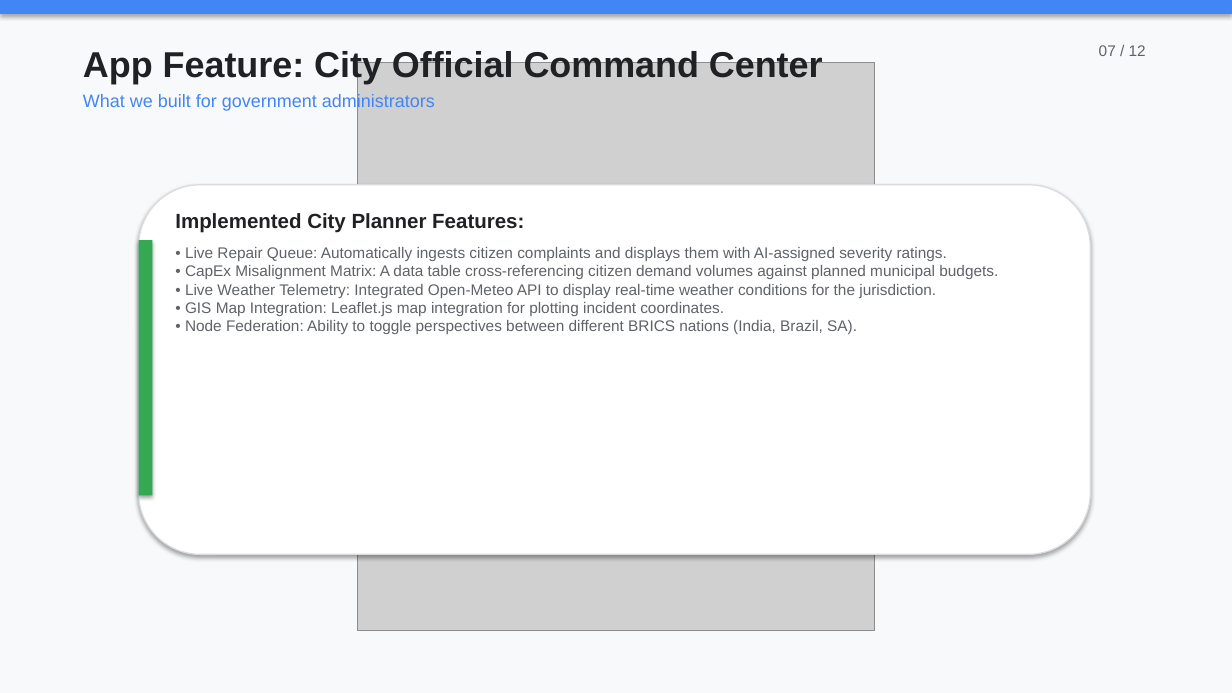
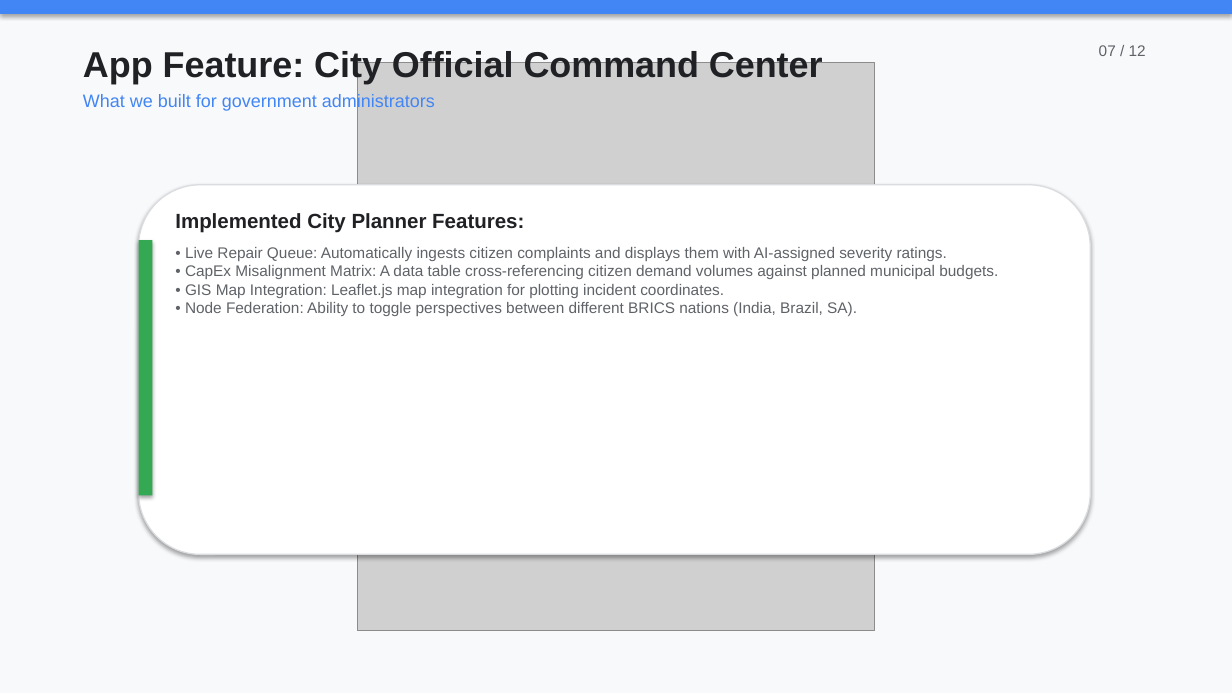
Before and after one commit to ParasSingh29/CivicPulse-BRICS, a slide deck: slide 7 of CivicPulse-BRICS_Pitch_Deck_Light.pptx. Drawn at 1232x693 pixels with LibreOffice and Linux fonts; fonts in the diff are those of the drawing; grey boxes stand for pictures. Boxes give left, top, right and bottom in pixels: in the first picture for what was removed or moved away, otherwise in the second. Text is boxed around its words. In the diff, an @@ line names an element or a change of style, - is before the commit and + after.

```diff
--- a/CivicPulse-BRICS_Pitch_Deck_Light.pptx
+++ b/CivicPulse-BRICS_Pitch_Deck_Light.pptx
@@ text at [185, 247, 998, 316]: text changed @@
-• Live Repair Queue: Automatically ingests citizen complaints and displays them with AI-assigned severity ratings.
-• CapEx Misalignment Matrix: A data table cross-referencing citizen demand volumes against planned municipal budgets.
-• Live Weather Telemetry: Integrated Open-Meteo API to display real-time weather conditions for the jurisdiction.
-• GIS Map Integration: Leaflet.js map integration for plotting incident coordinates.
-• Node Federation: Ability to toggle perspectives between different BRICS nations (India, Brazil, SA).
+• Live Repair Queue: Automatically ingests citizen complaints and displays them with AI-assigned severity ratings.
+• CapEx Misalignment Matrix: A data table cross-referencing citizen demand volumes against planned municipal budgets.
+• GIS Map Integration: Leaflet.js map integration for plotting incident coordinates.
+• Node Federation: Ability to toggle perspectives between different BRICS nations (India, Brazil, SA).
```
Also in this commit, not shown: 5 other slides changed, 5 other files.
